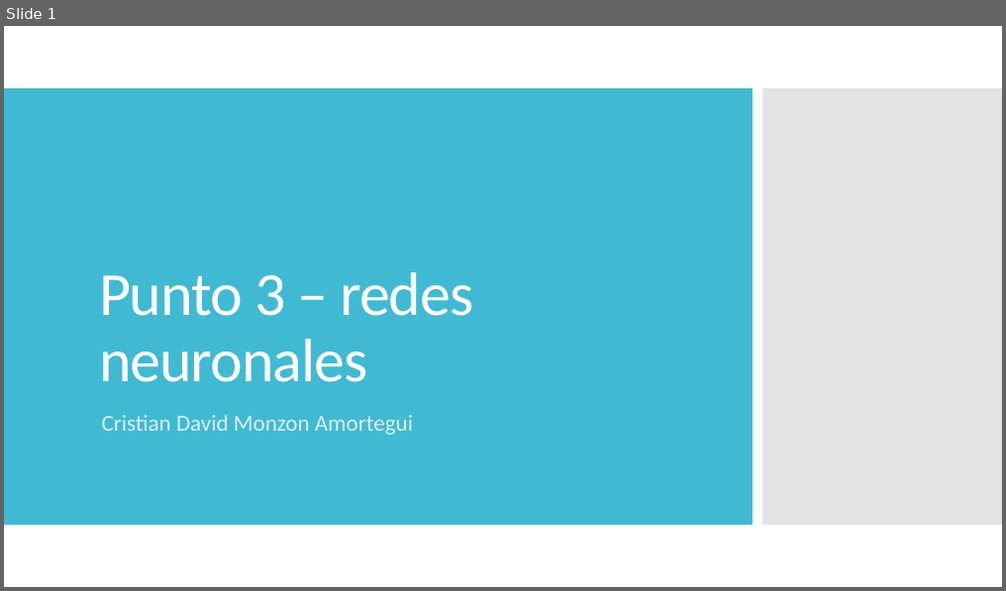
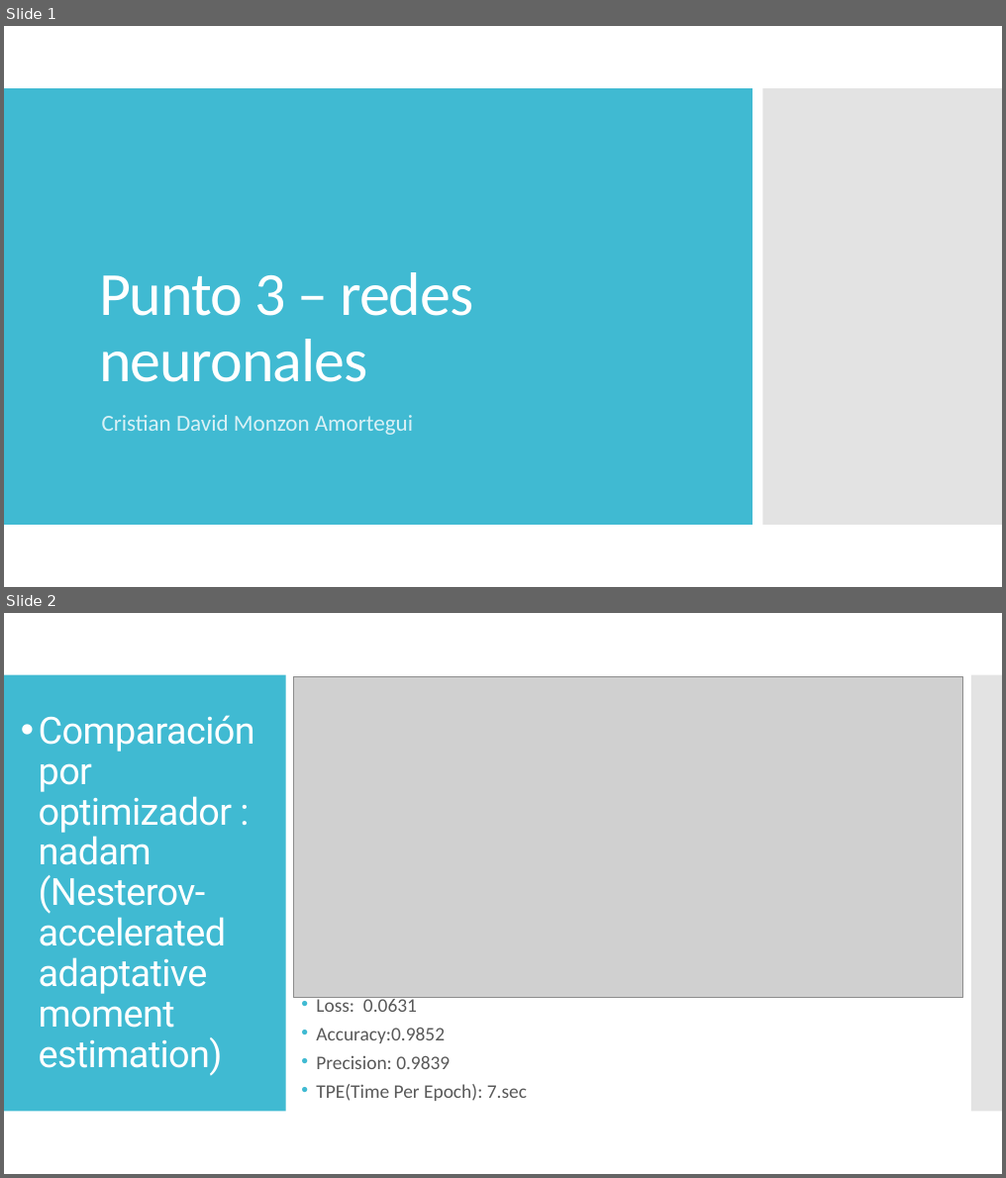
Before and after one commit to Krismonz7/redes_neuronales_udea, a slide deck: puntos/punto 2/punto_2.pptx. Shown one above the other, each under a label of ours: slide 1 before the commit, slides 1 and 2 after it. The pictures are 1006x591 and 1006x1178 pixels, drawn with LibreOffice and Linux fonts; fonts in the diff are those of the drawing; grey boxes stand for pictures. Boxes give left, top, right and bottom in pixels: in the first picture for what was removed or moved away, otherwise in the second. Text is boxed around its words. In the diff, an @@ line names an element or a change of style, - is before the commit and + after.

```diff
--- a/puntos/punto 2/punto_2.pptx
+++ b/puntos/punto 2/punto_2.pptx
@@ slide 2 added at box(4, 613, 1002, 1174), background #FFFFFF @@
@@ rectangle added at box(4, 675, 286, 1112), fill #40BAD2 @@
@@ picture added at box(294, 676, 963, 998) @@
@@ rectangle added at box(971, 675, 1002, 1112), fill #C8C8C8 at 50% opacity @@
@@ title added at box(39, 715, 255, 1076), 36 pt, text #FFFFFF @@
+• Comparación por optimizador :
+  nadam
+  (Nesterov-accelerated adaptative moment estimation)
@@ text added at box(316, 996, 527, 1101), 18.5 pt, text #595959 @@
+• Loss: 0.0631
+• Accuracy:0.9852
+• Precision: 0.9839
+• TPE(Time Per Epoch): 7.sec
```
Also in this commit, not shown: 2 other slides added, 2 slides removed, 7 other files.
